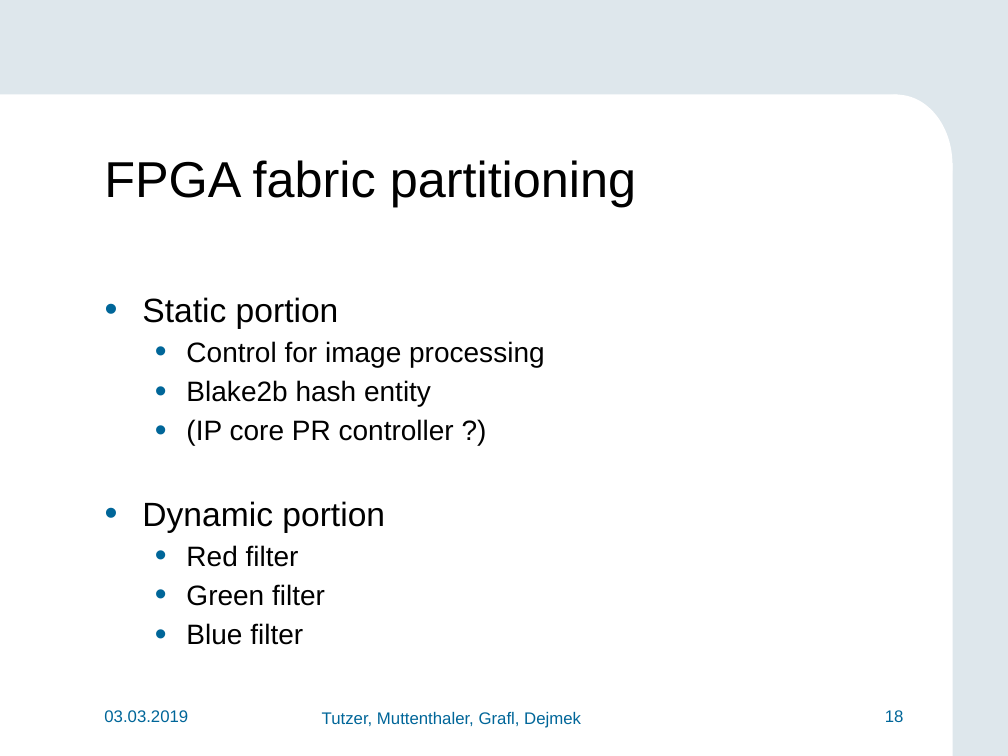
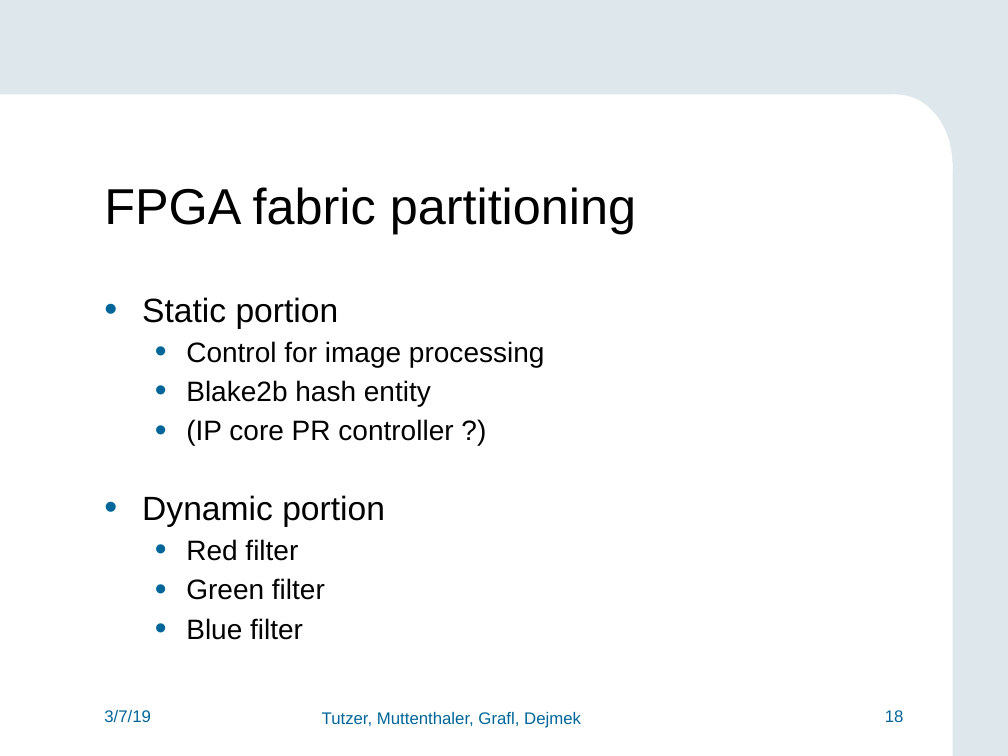
Before and after one commit to FlorianMuttenthaler/SocLabPartialReconfigIot, a slide deck: slide 18 of report/Final_presentation.pptx. Drawn at 1008x756 pixels with LibreOffice and Linux fonts; fonts in the diff are those of the drawing; background and template pictures are left out. Boxes give left, top, right and bottom in pixels: in the first picture for what was removed or moved away, otherwise in the second. Text is boxed around its words. In the diff, an @@ line names an element or a change of style, - is before the commit and + after.

```diff
--- a/report/Final_presentation.pptx
+++ b/report/Final_presentation.pptx
@@ text "FPGA fabric partitioning" at (104,187,636,234): vertical alignment top to middle @@
@@ text "Static portion" at (142,297,545,640): indent changed @@
@@ text at (104,710,151,722): text changed @@
-03.03.2019
+3/7/19
```
Also in this commit, not shown: 17 other slides changed, 1 slide added, 1 slide removed.
